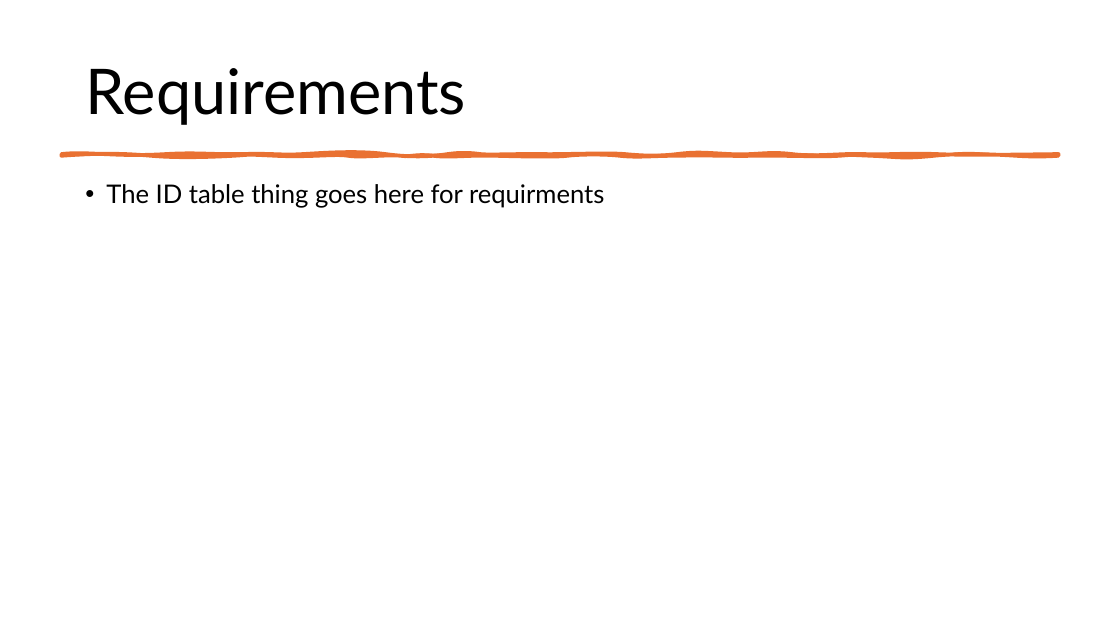
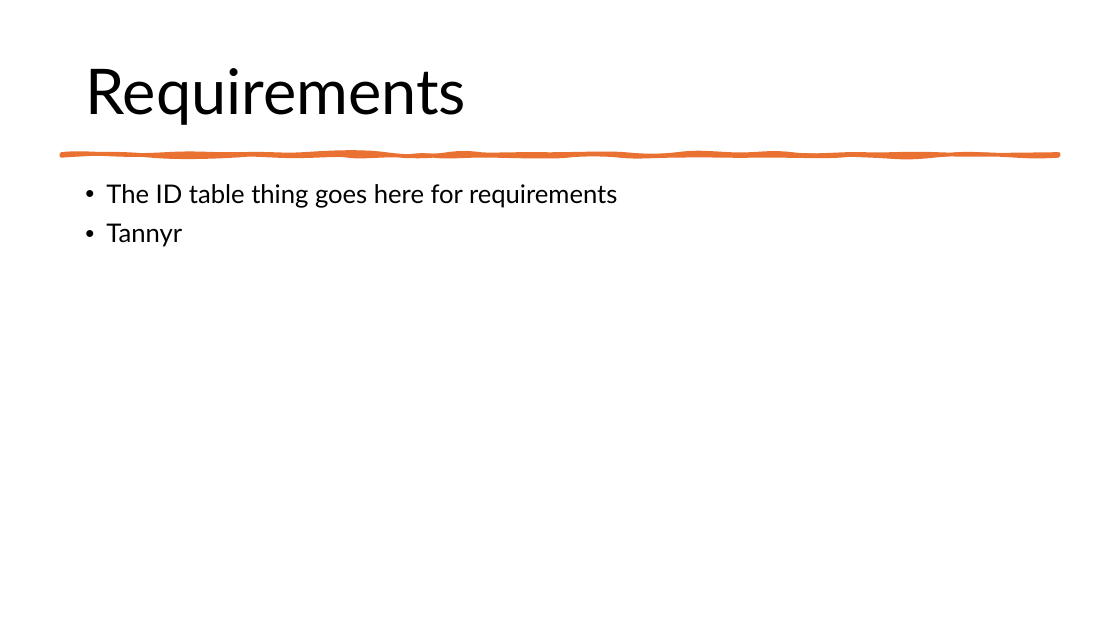
Before and after one commit to Tannyr-Singleterry/ECE590_SeniorDesign, a slide deck: slide 4 of Documents/FInal Presentation/Final_Presentation.pptx. Drawn at 1120x630 pixels with LibreOffice and Linux fonts; fonts in the diff are those of the drawing. Boxes give left, top, right and bottom in pixels: in the first picture for what was removed or moved away, otherwise in the second. Text is boxed around its words. In the diff, an @@ line names an element or a change of style, - is before the commit and + after.

```diff
--- a/Documents/FInal Presentation/Final_Presentation.pptx
+++ b/Documents/FInal Presentation/Final_Presentation.pptx
@@ text at box(106, 184, 617, 247): text changed @@
-• The ID table thing goes here for requirments
+• The ID table thing goes here for requirements
+• Tannyr
```
Also in this commit, not shown: 9 other slides changed, 2 slides added, 2 slides removed, 1 other file.
